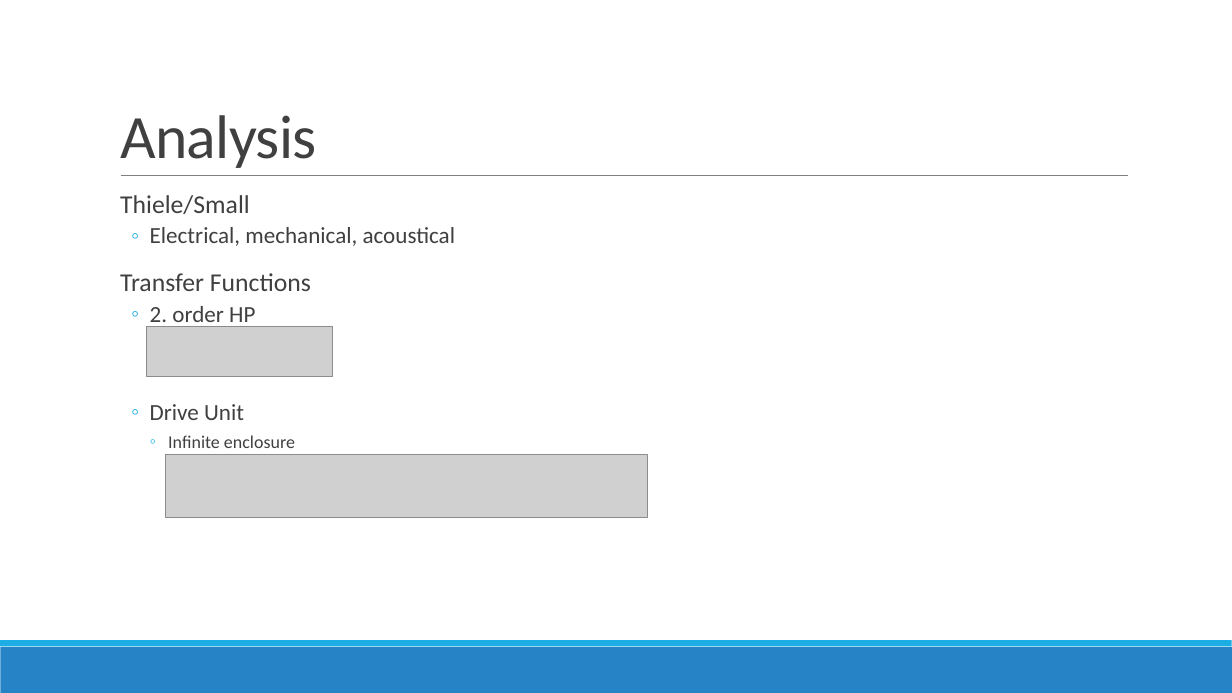
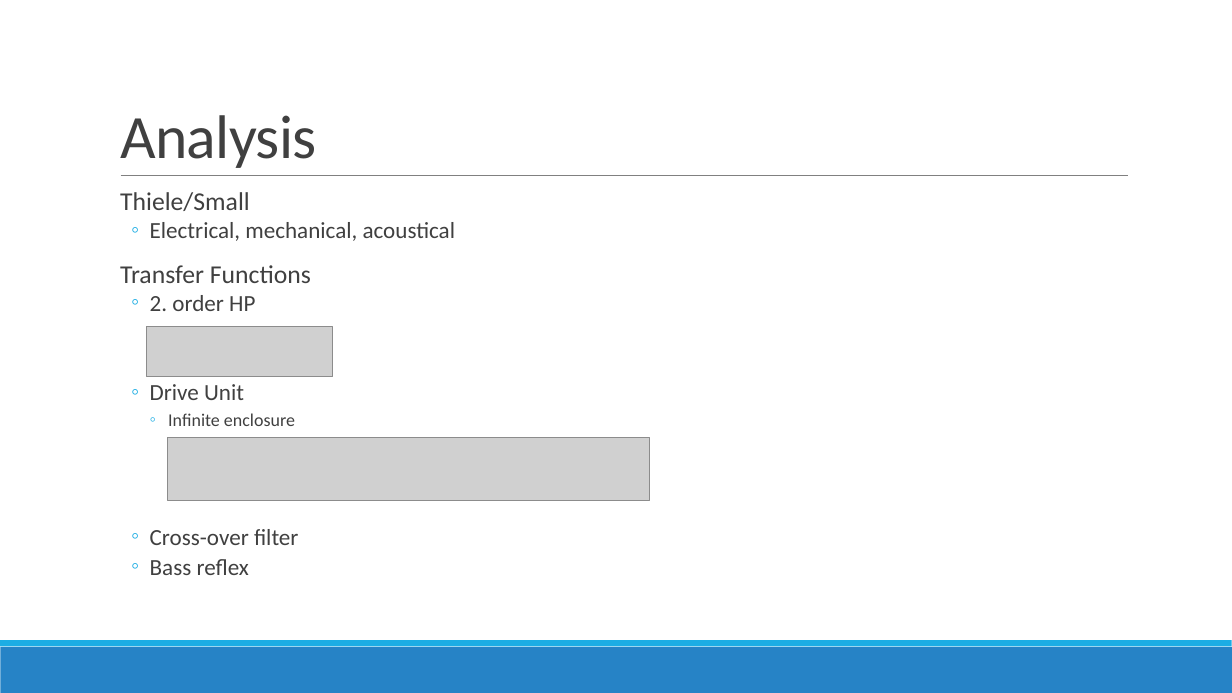
Before and after one commit to lsangild/ETLYAK, a slide deck: slide 3 of Speaker Modelling.pptx. Drawn at 1232x693 pixels with LibreOffice and Linux fonts; fonts in the diff are those of the drawing; grey boxes stand for pictures. Boxes give left, top, right and bottom in pixels: in the first picture for what was removed or moved away, otherwise in the second. Text is boxed around its words. In the diff, an @@ line names an element or a change of style, - is before the commit and + after.

Commit message:
Presentation

```diff
--- a/Speaker Modelling.pptx
+++ b/Speaker Modelling.pptx
@@ text at box(120, 192, 455, 426): line spacing 0.9 to 0.8 @@
@@ picture: place and size @@
-picture at box(165, 455, 648, 518)
+picture at box(167, 437, 650, 500)
@@ text at box(150, 529, 298, 575): paragraphs added @@
+  ◦ Cross-over filter
+  ◦ Bass reflex
```
